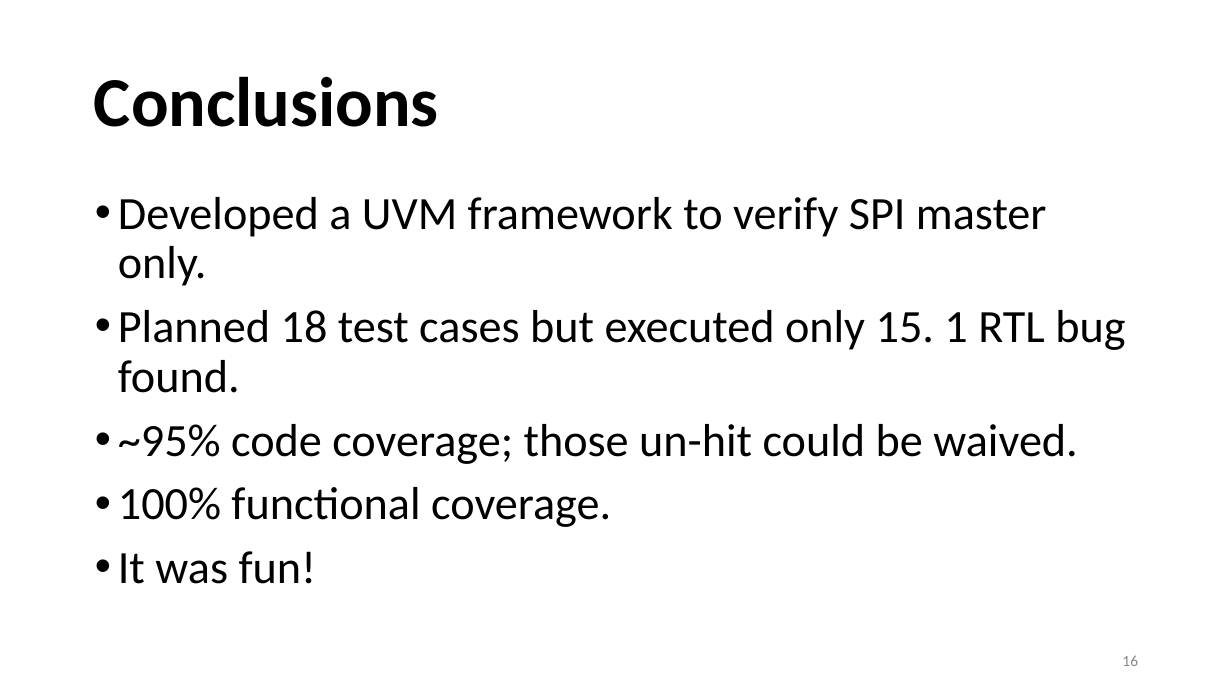
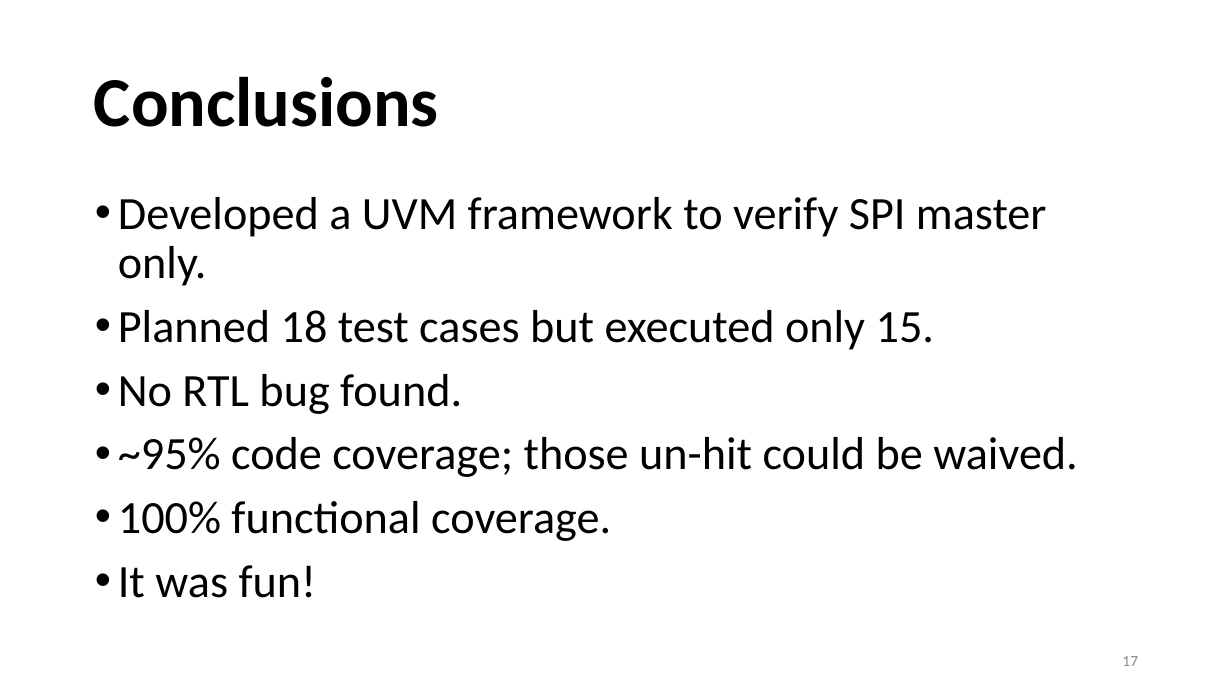
Before and after one commit to yongyw123/spi_uvm, a slide deck: slide 17 of doc/slide.pptx (slide 16 before the commit). Drawn at 1232x693 pixels with LibreOffice and Linux fonts; fonts in the diff are those of the drawing. Boxes give left, top, right and bottom in pixels: in the first picture for what was removed or moved away, otherwise in the second. Text is boxed around its words. In the diff, an @@ line names an element or a change of style, - is before the commit and + after.

```diff
--- a/doc/slide.pptx
+++ b/doc/slide.pptx
@@ text at [118,310,934,414]: text changed @@
-• Planned 18 test cases but executed only 15. 1 RTL bug found.
+• Planned 18 test cases but executed only 15.
+• No RTL bug found.
@@ page number at [1122,656,1138,666]: text changed @@
-16
+17
```
Also in this commit, not shown: 10 other slides changed, 4 slides added.
